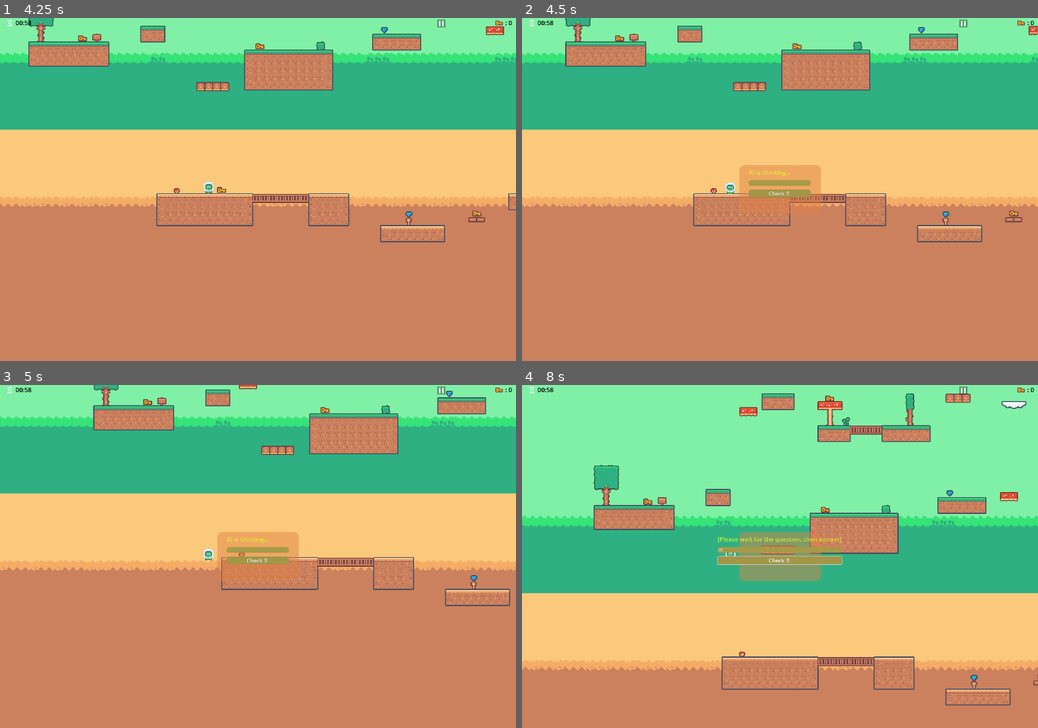
Above: before the commit, frames 1-4 (two rows, left to right).
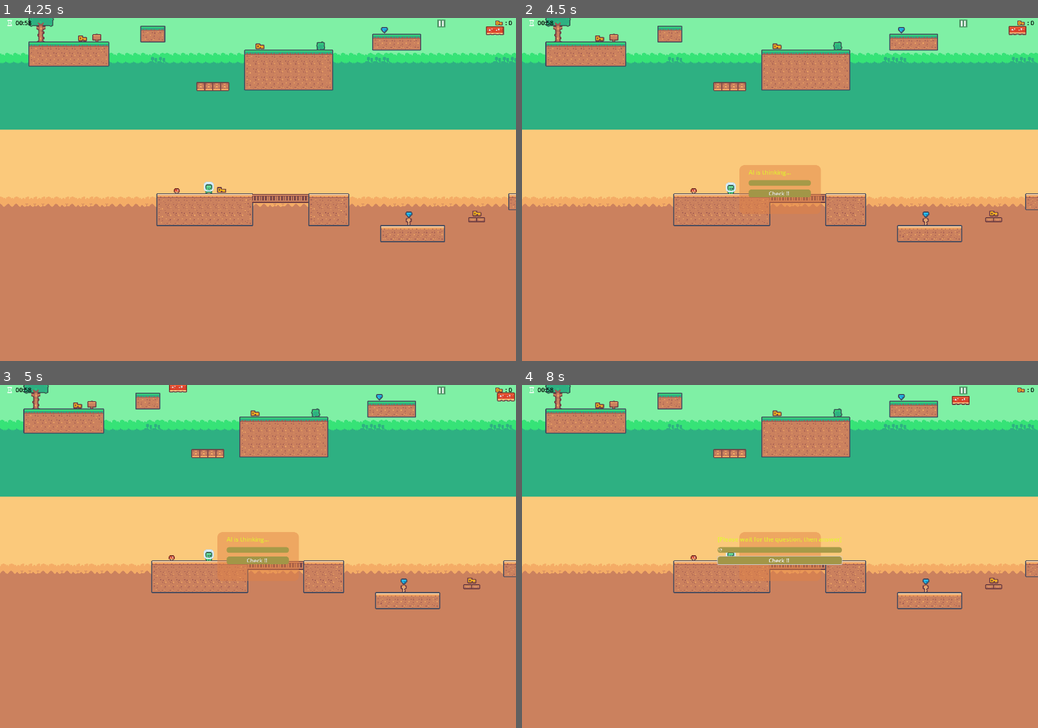
Above: after the commit, the same moments.

Repository: 3bood-remawi/Full_2D_game
Game: Godot game, scene res://scenes/mean_menu.tscn
Two runs of this game, one before a commit and one after it. Both use one fixed random seed, a clock stepped at 60 frames per second and the inputs below.
Inputs (mouse positions are in pixels of both pictures, inside the frame that each line leads up to):
- Up to frame 1 (4.25 s): click "Play" at 0.5 s; click (443, 24) at 1.25 s; click "Continue" at 2 s; tap Enter (ui_accept) at 2.75, 3.02, 3.77 s; move the mouse to (371, 172) at 2.77 s; hold Right (ui_right) from 2.78 s (still down); click (371, 172) at 2.92 s; move the mouse to (154, 206) at 3.52 s
- Up to frame 2 (4.5 s): move the mouse to (831, 114) at 4.27 s; release Right (ui_right) at 4.28 s; hold Left (ui_left) from 4.28 s (still down)
- Up to frame 3 (5 s): keep holding Left (ui_left)
- Up to frame 4 (8 s): release Left (ui_left) at 5 s; click (780, 549) at 5.02 s; type "12" at 5.1 s; click "Check !!" at 5.75 s; move the mouse to (754, 625) at 6.52 s; hold Right (ui_right) from 6.53 s (still down); click (754, 625) at 6.67 s; tap Enter (ui_accept) at 6.77, 7.25, 7.52 s; move the mouse to (934, 607) at 7.27 s

Frame 1 is identical in both runs. In frame 2, 5.9% of the frame differs, in the area x 0-100%, y 0-66%; in frame 3, 13%; in frame 4, 73%, in the area x 0-100%, y 0-94%.
Error in both runs: Invalid access to property or key 'response_finished' on a base object of type 'Node'. (res://scripts/level_1.gd:31)

Commit message:
Update level_1.gd

Diff:
--- a/scripts/level_1.gd
+++ b/scripts/level_1.gd
@@ -40,7 +40,7 @@
 	panel.visible = true
 	question_label.text = "AI is thinking..."
 	game_timer.paused=true
-	player.enable_player()
+	player.disable_player()
 	_request_ai_question()
 
 func _request_ai_question():
@@ -101,7 +101,7 @@
 	else:
 		question_label.text = "Wrong! The correct answer is " + str(correct_answer_i)
 	game_timer.paused=false
-	player.move_and_slide()
+	player.enable_player()
 	# close after a short pause no matter what
 	await get_tree().create_timer(1.5).timeout
 	_close_question_panel()
